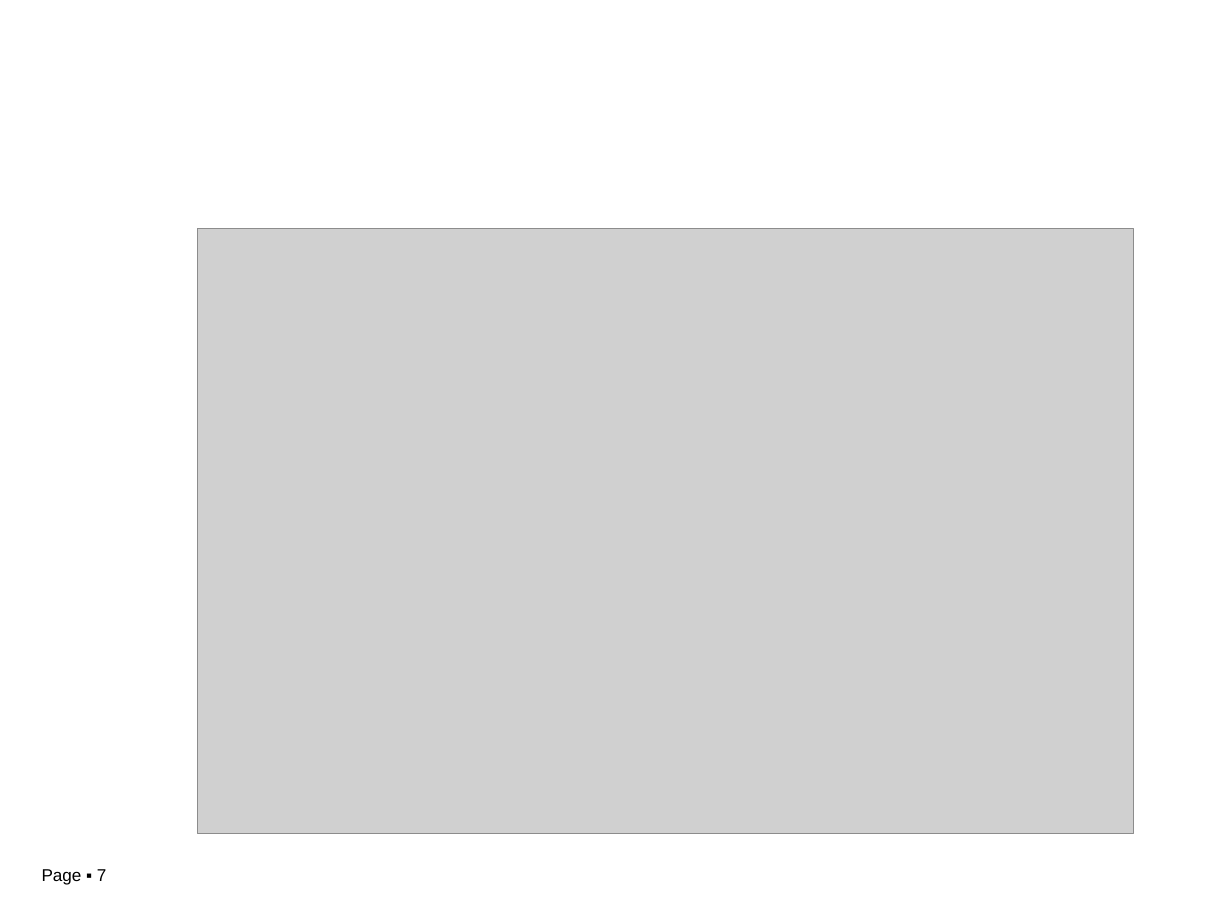
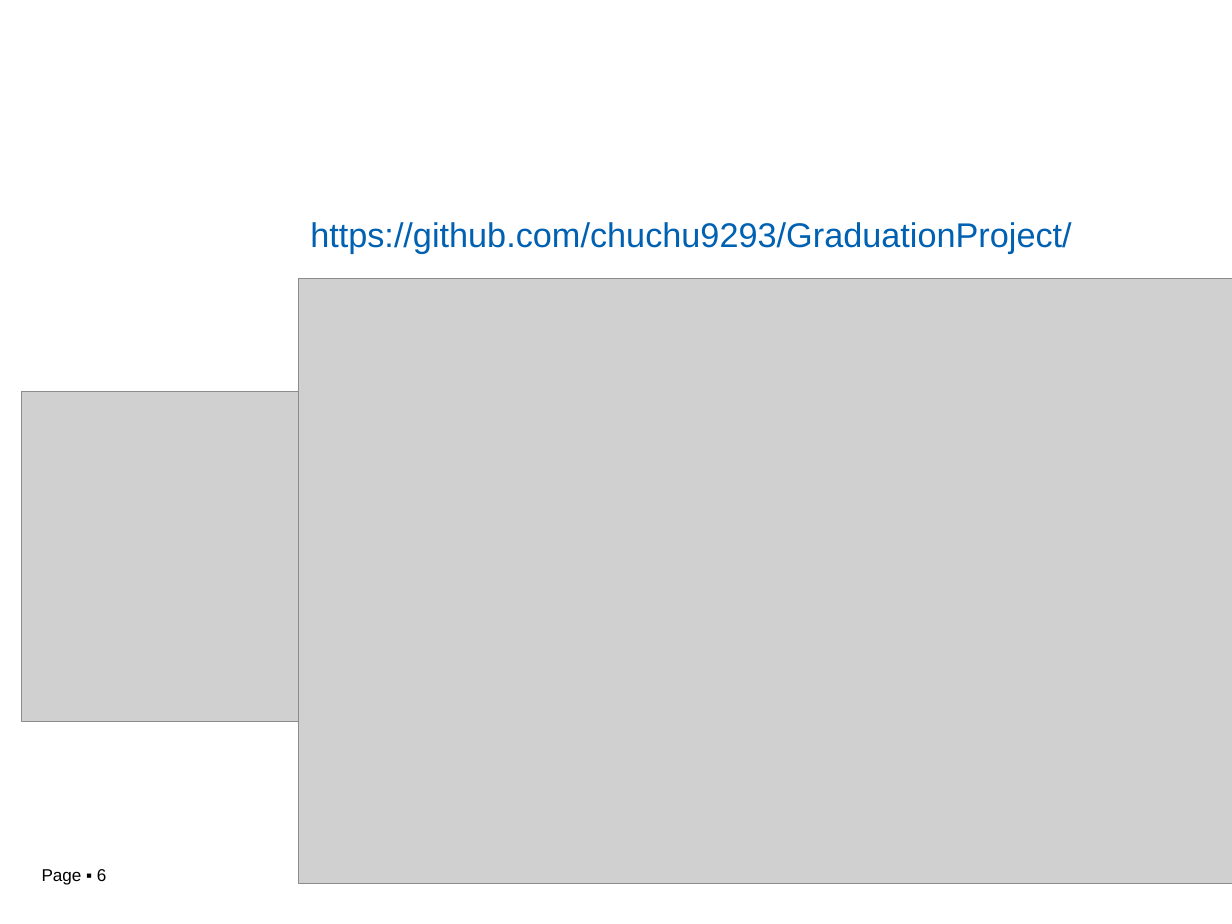
Before and after one commit to chuchu9293/GraduationProject, a slide deck: slide 6 of wps.docs/毕设中期答辩.ppt (slide 7 before the commit). Drawn at 1232x924 pixels with LibreOffice and Linux fonts; fonts in the diff are those of the drawing; grey boxes stand for pictures; background and template pictures are left out. Boxes give left, top, right and bottom in pixels: in the first picture for what was removed or moved away, otherwise in the second. Text is boxed around its words. In the diff, an @@ line names an element or a change of style, - is before the commit and + after.

```diff
--- a/wps.docs/毕设中期答辩.ppt
+++ b/wps.docs/毕设中期答辩.ppt
@@ text added at (x1=310, y1=222, x2=1071, y2=254), 20 pt, text #0061B2 @@
+https://github.com/chuchu9293/GraduationProject/
@@ picture moved from (x1=197, y1=229, x2=1133, y2=834) to (x1=298, y1=278, x2=1232, y2=883) @@
@@ picture added at (x1=22, y1=392, x2=355, y2=722) @@
@@ page number at (x1=42, y1=869, x2=107, y2=885): text changed @@
-Page ▪ 7
+Page ▪ 6
```
Also in this commit, not shown: 1 other slide changed, 2 slides added, 3 slides removed, 3 other files.
